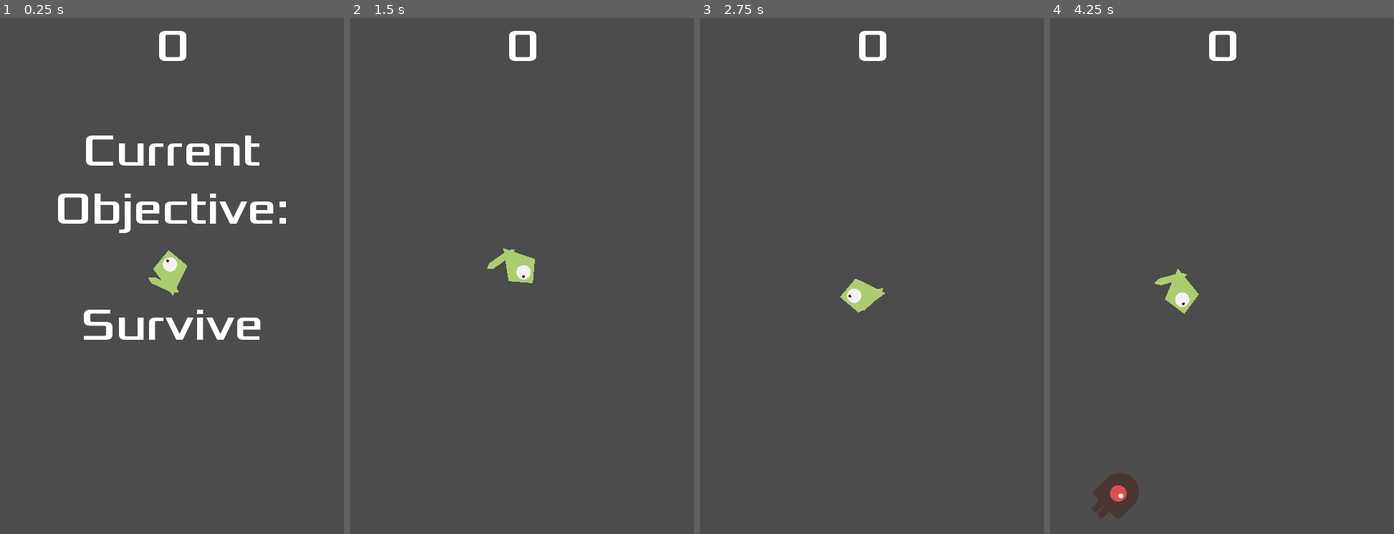
Above: before the commit, frames 1-4 (left to right).
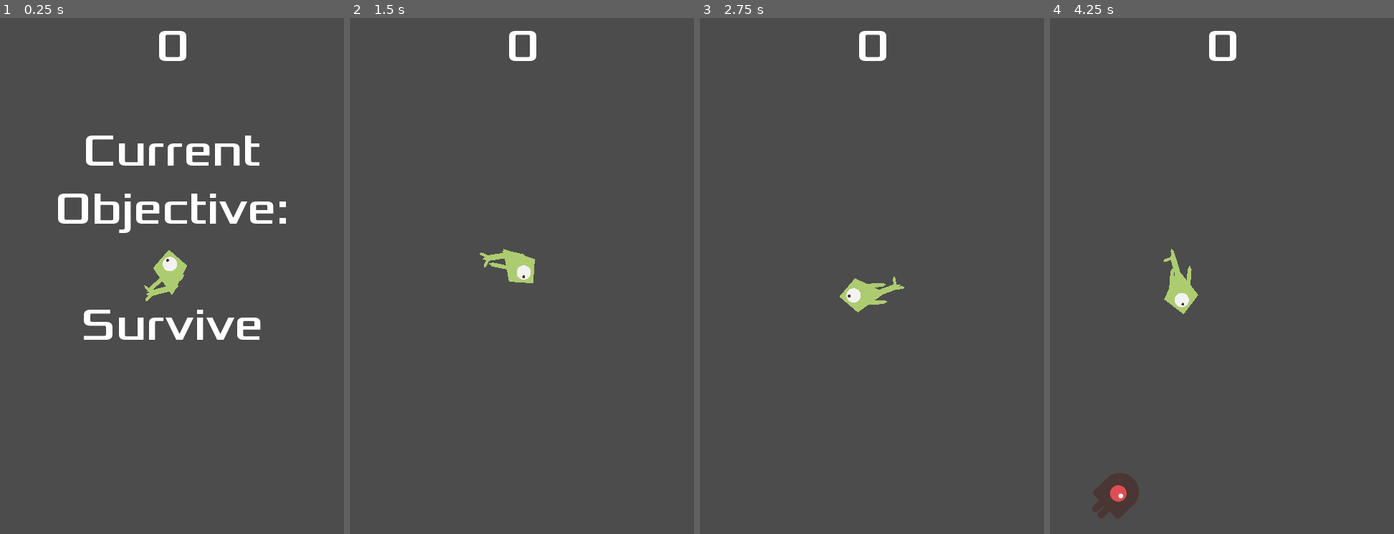
Above: after the commit, the same moments.

Repository: Beinsezii/dodge-rigidbody
Game: Godot game, scene res://src/Main.tscn
The game is run twice, just before and just after one commit, with the same random seed, the same clock (stepped at 60 frames per second) and the same inputs.
Inputs (mouse positions are in pixels of both pictures, inside the frame that each line leads up to):
- Up to frame 1 (0.25 s): no input
- Up to frame 2 (1.5 s): move the mouse to (597, 250) at 0.52 s; click (597, 250) at 0.67 s; click "Start" at 1.25 s
- Up to frame 3 (2.75 s): move the mouse to (803, 301) at 2.02 s; click (803, 301) at 2.17 s
- Up to frame 4 (4.25 s): move the mouse to (1256, 162) at 2.77 s; click (1256, 162) at 2.92 s; move the mouse to (1204, 379) at 3.52 s; click (1204, 379) at 3.67 s

The runs differ from the first frame. In frame 1, 0.2% of the frame differs, in the area x 41-55%, y 45-55%; in frame 2, 0.2%; in frame 3, 0.2%; in frame 4, 0.2%, in the area x 30-44%, y 44-58%.

Commit message:
Tail physics rotation correction.
Right now the different tail parts simply share a 'TailPhysics.gd'
script. Should probably instance parts of the tail, too.

Diff:
--- a/src/player/Player.tscn
+++ b/src/player/Player.tscn
@@ -1,5 +1,6 @@
-[gd_scene load_steps=27 format=2]
-
+[gd_scene load_steps=28 format=2]
+
+[ext_resource path="res://src/player/TailPhysics.gd" type="Script" id=1]
 [ext_resource path="res://src/player/Player.gd" type="Script" id=3]
 [ext_resource path="res://src/player/meme explosin/explosion-16.png" type="Texture" id=6]
 [ext_resource path="res://src/player/meme explosin/explosion-15.png" type="Texture" id=7]
@@ -70,7 +71,6 @@
 polygon = PoolVector2Array( 4, -24, 28, -1.90735e-06, 4, 24, -36, -1.90735e-06 )
 
 [node name="FinBodyPin" type="PinJoint2D" parent="Body"]
-visible = false
 position = Vector2( -12, -12 )
 node_a = NodePath("../..")
 node_b = NodePath("Body")
@@ -82,25 +82,26 @@
 [node name="Body" type="RigidBody2D" parent="Body/FinBodyPin"]
 collision_layer = 0
 collision_mask = 0
-mass = 0.02
-gravity_scale = 0.0
-can_sleep = false
-__meta__ = {
-"_editor_description_": ""
-}
+mass = 0.03
+gravity_scale = 0.0
+can_sleep = false
+script = ExtResource( 1 )
+__meta__ = {
+"_editor_description_": ""
+}
+turnspeed = 8.0
 
 [node name="Polygon" type="Polygon2D" parent="Body/FinBodyPin/Body"]
-scale = Vector2( 0.5, 0.35 )
+scale = Vector2( 0.75, 0.35 )
 color = Color( 0.678431, 0.8, 0.439216, 1 )
 polygon = PoolVector2Array( 4, -8, 12, 0, 4, 8, -28, 8, -36, 0, -28, -8 )
 
 [node name="Collision" type="CollisionPolygon2D" parent="Body/FinBodyPin/Body"]
-position = Vector2( -1.95, 0 )
-scale = Vector2( 0.5, 0.35 )
+position = Vector2( -3, 0 )
+scale = Vector2( 0.75, 0.35 )
 polygon = PoolVector2Array( 8, -8, 16, 0, 8, 8, -24, 8, -32, 0, -24, -8, 8, -8 )
 
 [node name="FinBodyPin2" type="PinJoint2D" parent="Body"]
-visible = false
 position = Vector2( -12, 12 )
 node_a = NodePath("../..")
 node_b = NodePath("Body")
@@ -112,21 +113,23 @@
 [node name="Body" type="RigidBody2D" parent="Body/FinBodyPin2"]
 collision_layer = 0
 collision_mask = 0
-mass = 0.02
-gravity_scale = 0.0
-can_sleep = false
-__meta__ = {
-"_editor_description_": ""
-}
+mass = 0.03
+gravity_scale = 0.0
+can_sleep = false
+script = ExtResource( 1 )
+__meta__ = {
+"_editor_description_": ""
+}
+turnspeed = 8.0
 
 [node name="Polygon" type="Polygon2D" parent="Body/FinBodyPin2/Body"]
-scale = Vector2( 0.5, 0.35 )
+scale = Vector2( 0.75, 0.35 )
 color = Color( 0.678431, 0.8, 0.439216, 1 )
 polygon = PoolVector2Array( 4, -8, 12, 0, 4, 8, -28, 8, -36, 0, -28, -8 )
 
 [node name="Collision" type="CollisionPolygon2D" parent="Body/FinBodyPin2/Body"]
-position = Vector2( -1.95, 0 )
-scale = Vector2( 0.5, 0.35 )
+position = Vector2( -3, 0 )
+scale = Vector2( 0.75, 0.35 )
 polygon = PoolVector2Array( 8, -8, 16, 0, 8, 8, -24, 8, -32, 0, -24, -8, 8, -8 )
 
 [node name="TailRootBodyPin" type="PinJoint2D" parent="Body"]
@@ -142,20 +145,21 @@
 physics_material_override = SubResource( 1 )
 gravity_scale = 0.0
 can_sleep = false
+script = ExtResource( 1 )
+turnspeed = 3.0
 
 [node name="Polygon" type="Polygon2D" parent="Body/TailRootBodyPin/Body"]
-scale = Vector2( 1, 0.6 )
+scale = Vector2( 1, 0.5 )
 color = Color( 0.678431, 0.8, 0.439216, 1 )
 polygon = PoolVector2Array( 4, -8, 12, 0, 4, 8, -28, 8, -36, 0, -28, -8 )
 
 [node name="Collision" type="CollisionPolygon2D" parent="Body/TailRootBodyPin/Body"]
 position = Vector2( -4, 0 )
-scale = Vector2( 1, 0.6 )
+scale = Vector2( 1, 0.5 )
 polygon = PoolVector2Array( 8, -8, 16, 0, 8, 8, -24, 8, -32, 0, -24, -8, 8, -8 )
 
 [node name="EndRootPin" type="PinJoint2D" parent="Body/TailRootBodyPin/Body"]
-visible = false
-position = Vector2( -28, -4 )
+position = Vector2( -28, -2 )
 rotation = 0.785398
 node_a = NodePath("..")
 node_b = NodePath("Body")
@@ -170,9 +174,11 @@
 mass = 0.01
 gravity_scale = 0.0
 can_sleep = false
-__meta__ = {
-"_editor_description_": ""
-}
+script = ExtResource( 1 )
+__meta__ = {
+"_editor_description_": ""
+}
+turnspeed = 4.0
 
 [node name="Polygon" type="Polygon2D" parent="Body/TailRootBodyPin/Body/EndRootPin/Body"]
 scale = Vector2( 0.35, 0.25 )
@@ -180,13 +186,12 @@
 polygon = PoolVector2Array( 4, -8, 12, 0, 4, 8, -28, 8, -36, 0, -28, -8 )
 
 [node name="Collision" type="CollisionPolygon2D" parent="Body/TailRootBodyPin/Body/EndRootPin/Body"]
-position = Vector2( -1.35, 0 )
+position = Vector2( -1.4, 0 )
 scale = Vector2( 0.35, 0.25 )
 polygon = PoolVector2Array( 8, -8, 16, 0, 8, 8, -24, 8, -32, 0, -24, -8, 8, -8 )
 
 [node name="EndRootPin2" type="PinJoint2D" parent="Body/TailRootBodyPin/Body"]
-visible = false
-position = Vector2( -28, 4 )
+position = Vector2( -28, 2 )
 rotation = -0.785398
 node_a = NodePath("..")
 node_b = NodePath("Body")
@@ -201,9 +206,11 @@
 mass = 0.01
 gravity_scale = 0.0
 can_sleep = false
-__meta__ = {
-"_editor_description_": ""
-}
+script = ExtResource( 1 )
+__meta__ = {
+"_editor_description_": ""
+}
+turnspeed = 4.0
 
 [node name="Polygon" type="Polygon2D" parent="Body/TailRootBodyPin/Body/EndRootPin2/Body"]
 scale = Vector2( 0.35, 0.25 )
@@ -211,7 +218,7 @@
 polygon = PoolVector2Array( 4, -8, 12, 0, 4, 8, -28, 8, -36, 0, -28, -8 )
 
 [node name="Collision" type="CollisionPolygon2D" parent="Body/TailRootBodyPin/Body/EndRootPin2/Body"]
-position = Vector2( -1.35, 0 )
+position = Vector2( -1.4, 0 )
 scale = Vector2( 0.35, 0.25 )
 polygon = PoolVector2Array( 8, -8, 16, 0, 8, 8, -24, 8, -32, 0, -24, -8, 8, -8 )
 
--- /dev/null
+++ b/src/player/TailPhysics.gd
@@ -0,0 +1,22 @@
+extends RigidBody2D
+
+export var turnspeed = 1.0
+
+
+func _integrate_forces(state):
+	state.angular_velocity = (0 - rotation) * turnspeed
+
+
+# Declare member variables here. Examples:
+# var a = 2
+# var b = "text"
+
+
+# Called when the node enters the scene tree for the first time.
+func _ready():
+	pass # Replace with function body.
+
+
+# Called every frame. 'delta' is the elapsed time since the previous frame.
+#func _process(delta):
+#	pass
Binary file changed: icon.png
